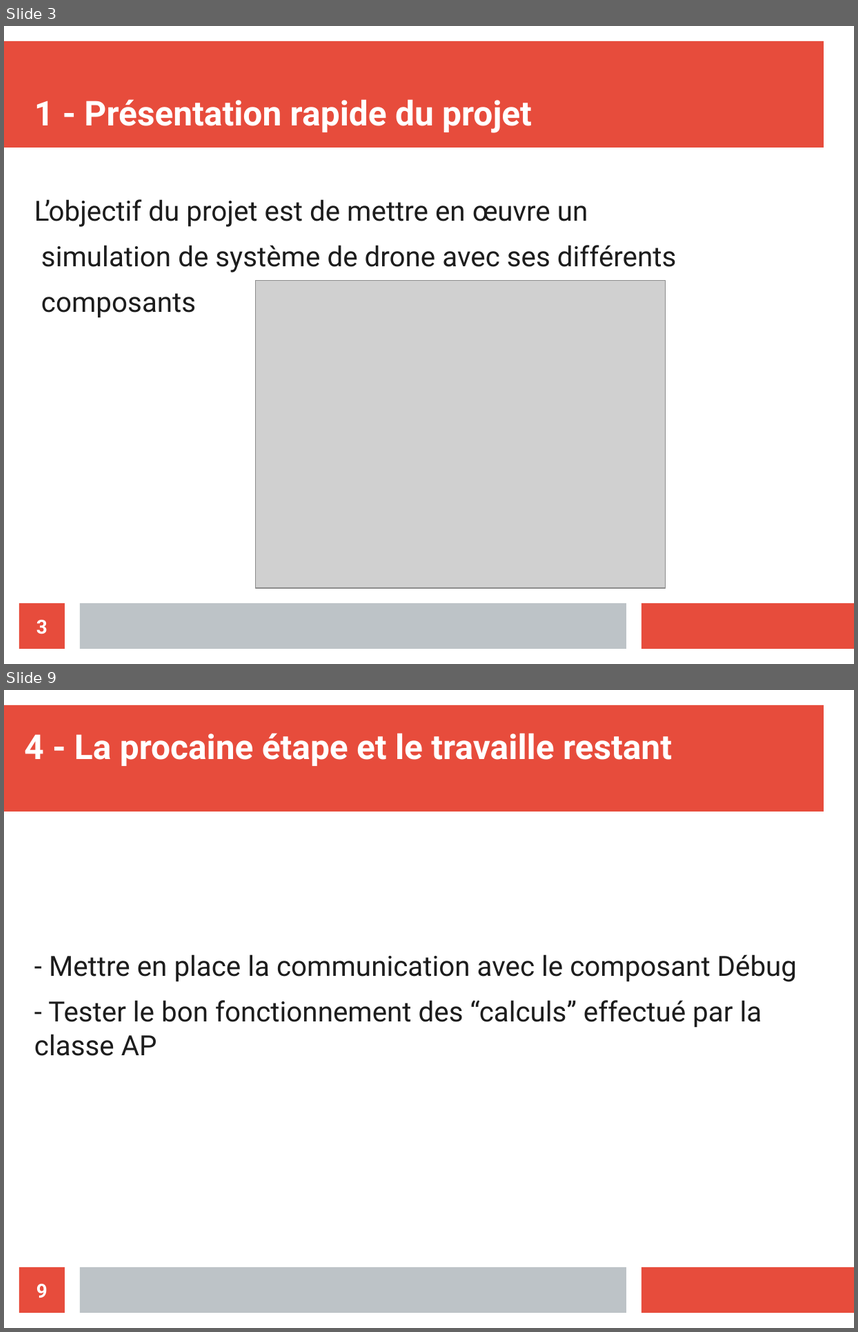
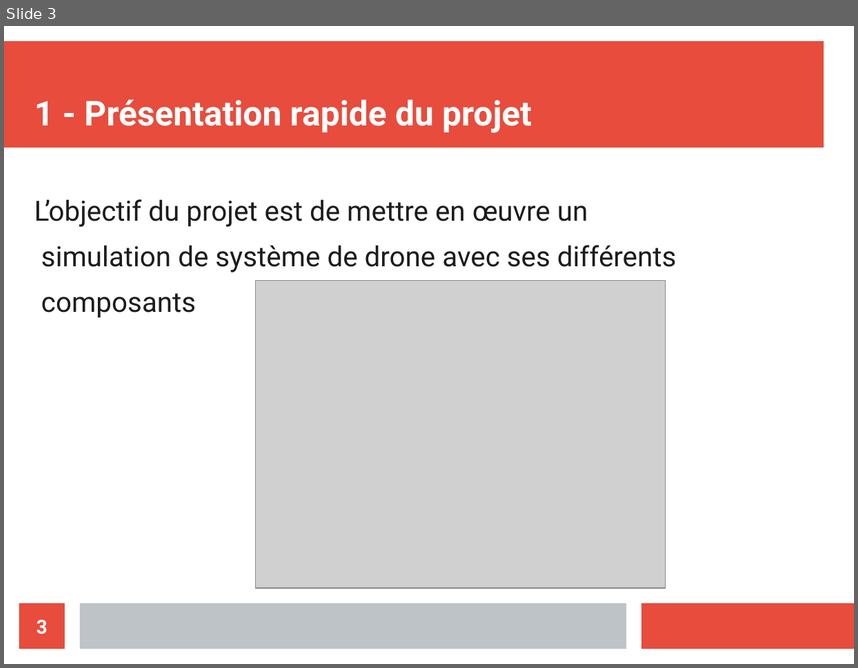
Before and after one commit to athmanmekh/AuttoPIlote-X-OPEN-PILOT, a slide deck: presentation/presentation 3/diapoPresentation (1).odp. Shown one above the other, each under a label of ours: slides 3 and 9 before the commit, slide 3 after it; the slides between them are not shown. The pictures are 858x1332 and 858x668 pixels, drawn with LibreOffice and Linux fonts; fonts in the diff are those of the drawing; grey boxes stand for pictures. Boxes give left, top, right and bottom in pixels: in the first picture for what was removed or moved away, otherwise in the second. Text is boxed around its words. In the diff, an @@ line names an element or a change of style, - is before the commit and + after.

```diff
--- a/presentation/presentation 3/diapoPresentation (1).odp
+++ b/presentation/presentation 3/diapoPresentation (1).odp
@@ slide 9 removed at (4, 690, 854, 1328), background #FFFFFF; not listed: 3 template elements that a slide beside it also shows @@
@@ title removed at (24, 733, 672, 766) @@
-4 - La procaine étape et le travaille restant
@@ text removed at (34, 954, 797, 1056) @@
-- Mettre en place la communication avec le composant Débug
-- Tester le bon fonctionnement des “calculs” effectué par la classe AP
@@ page number removed at (19, 1267, 65, 1312) @@
-9
```
Also in this commit, not shown: 8 slides changed, 1 slide added, 7 other files.
